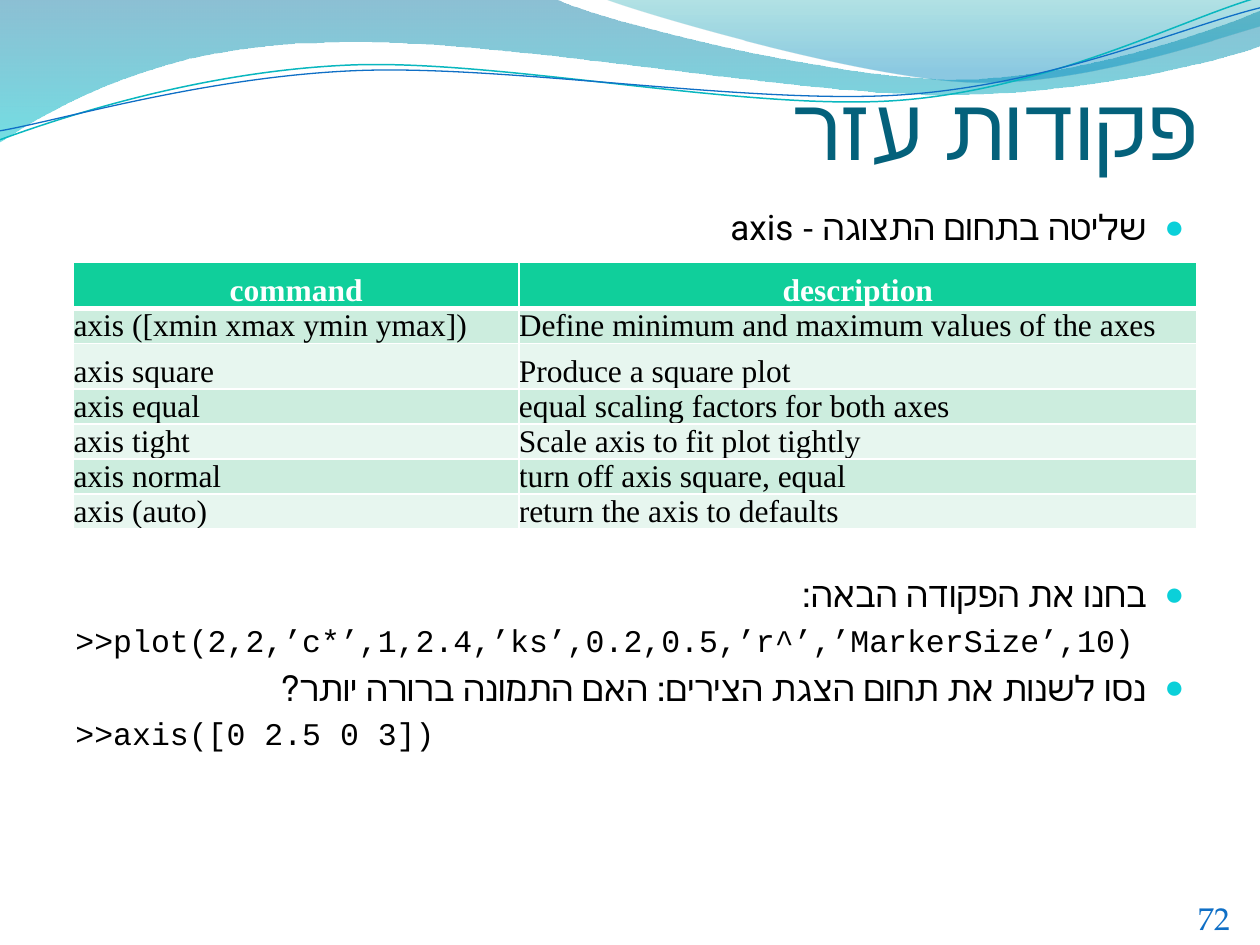
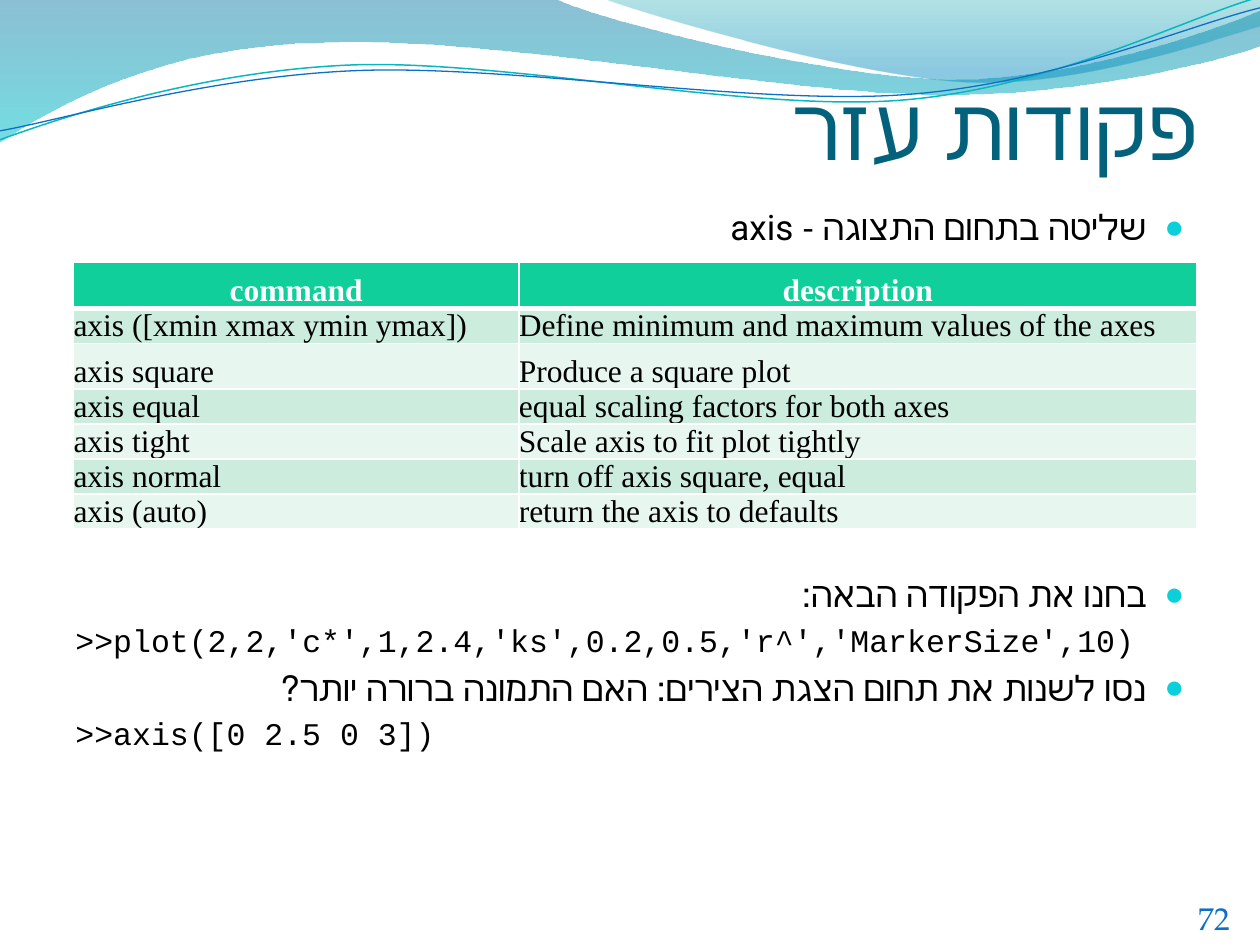
Before and after one commit to mkarptx/mkarptx.github.io, a slide deck: slide 72 of MT/Matlab.pptx. Drawn at 1260x945 pixels with LibreOffice and Linux fonts; fonts in the diff are those of the drawing; background and template pictures are left out. Boxes give left, top, right and bottom in pixels: in the first picture for what was removed or moved away, otherwise in the second. Text is boxed around its words. In the diff, an @@ line names an element or a change of style, - is before the commit and + after.

```diff
--- a/MT/Matlab.pptx
+++ b/MT/Matlab.pptx
@@ text at [75, 630, 1134, 659]: text changed @@
->>plot(2,2,’c*’,1,2.4,’ks’,0.2,0.5,’r^’,’MarkerSize’,10)
+>>plot(2,2,'c*',1,2.4,'ks',0.2,0.5,'r^','MarkerSize',10)
```
Also in this commit, not shown: 17 other slides changed, 36 other files.
